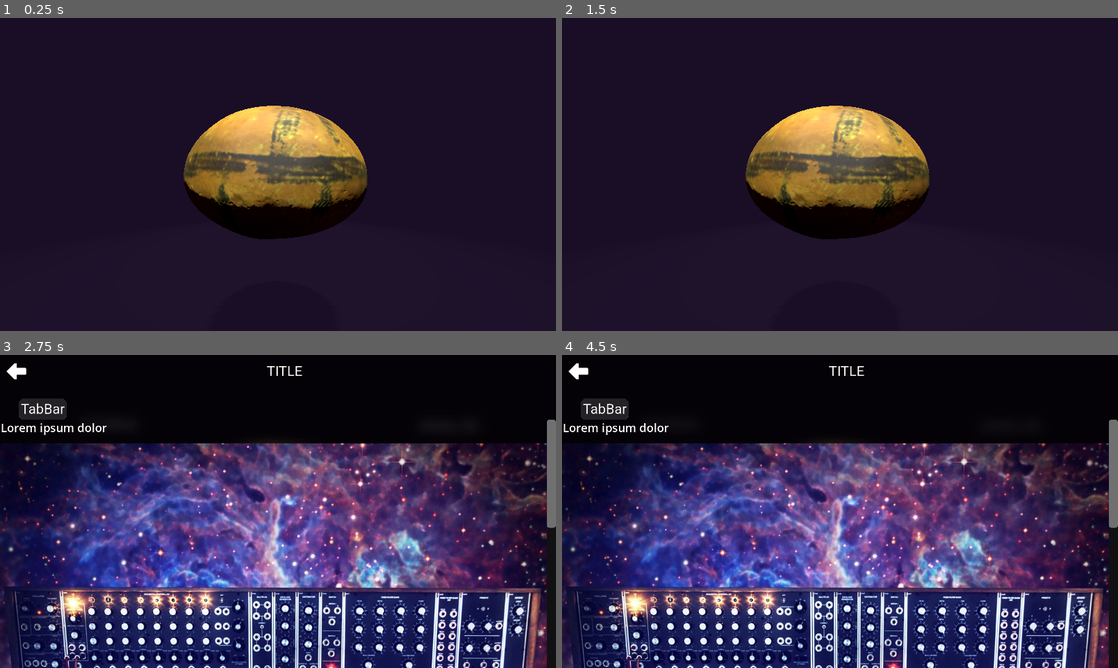
Above: before the commit, frames 1-4 (two rows, left to right).
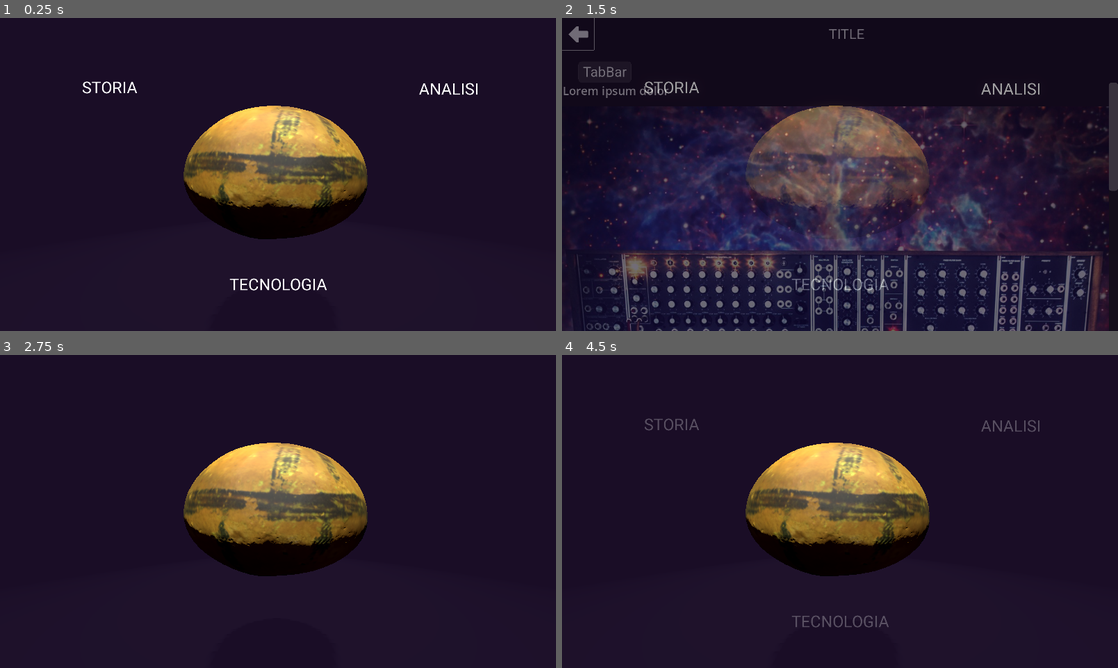
Above: after the commit, the same moments.

Repository: Morpheu5/adria-rattle-interactive-panel
Game: Godot game, scene res://scenes/main.tscn
Two runs of this game, one before a commit and one after it. Both use one fixed random seed, a clock stepped at 60 frames per second and the inputs below.
Inputs (mouse positions are in pixels of both pictures, inside the frame that each line leads up to):
- Up to frame 1 (0.25 s): no input
- Up to frame 2 (1.5 s): tap Enter at 0.5, 0.6 s; move the mouse to (962, 158) at 0.52 s; click (962, 158) at 0.67 s; click (578, 33) at 1.27 s
- Up to frame 3 (2.75 s): tap Space at 2 s; move the mouse to (166, 527) at 2.02 s; tap Enter at 2.1 s; click (166, 527) at 2.17 s
- Up to frame 4 (4.5 s): click (1106, 370) at 2.77 s; tap Enter at 3.5, 3.6, 4.35 s; move the mouse to (895, 442) at 3.52 s; click (895, 442) at 3.67 s; tap Space at 4.25 s; move the mouse to (812, 574) at 4.27 s; click (812, 574) at 4.42 s

The runs differ from the first frame. In frame 1, 0.6% of the frame differs, in the area x 14-86%, y 20-88%; in frame 2, 31%; in frame 3, 88%; in frame 4, 89%, in the area x 0-100%, y 0-100%.
Error in both runs: Attempt to call function 'get_as_text' in base 'null instance' on a null instance. (res://scenes/info_screen.gd:16)

Commit message:
:bug: Fixed a bug with touches being counted twice because they register as clicks

Diff:
--- a/assets/base_theme.tres
+++ b/assets/base_theme.tres
@@ -172,7 +172,6 @@
 content_margin_bottom = 4.0
 bg_color = Color(0.1, 0.1, 0.1, 0.6)
 border_width_top = 2
-border_color = Color(1, 1, 1, 0.75)
 corner_detail = 1
 
 [sub_resource type="StyleBoxFlat" id="StyleBoxFlat_su3rx"]
@@ -183,8 +182,6 @@
 bg_color = Color(0, 0, 0, 0.6)
 border_width_left = 1
 border_width_right = 1
-border_color = Color(0.175, 0.175, 0.175, 1)
-corner_detail = 1
 
 [sub_resource type="Image" id="Image_x2hgr"]
 data = {
@@ -302,7 +299,8 @@
 corner_radius_top_right = 12
 corner_radius_bottom_right = 12
 corner_radius_bottom_left = 12
-corner_detail = 1
+expand_margin_left = 8.0
+expand_margin_right = 8.0
 
 [sub_resource type="StyleBoxFlat" id="StyleBoxFlat_44o6q"]
 content_margin_left = 20.0
@@ -310,14 +308,11 @@
 content_margin_right = 20.0
 content_margin_bottom = 8.0
 bg_color = Color(0, 0, 0, 0.6)
-border_width_left = 12
-border_width_right = 12
 border_color = Color(0.175, 0.175, 0.175, 1)
 corner_radius_top_left = 12
 corner_radius_top_right = 12
 corner_radius_bottom_right = 12
 corner_radius_bottom_left = 12
-corner_detail = 1
 
 [sub_resource type="StyleBoxEmpty" id="StyleBoxEmpty_jvko6"]
 
@@ -429,7 +424,7 @@
 TabBar/colors/font_outline_color = Color(0, 0, 0, 1)
 TabBar/colors/font_selected_color = Color(0.95, 0.95, 0.95, 1)
 TabBar/colors/font_unselected_color = Color(0.7, 0.7, 0.7, 1)
-TabBar/constants/h_separation = 16
+TabBar/constants/h_separation = 0
 TabBar/constants/icon_max_width = 0
 TabBar/constants/outline_size = 0
 TabBar/font_sizes/font_size = 32
--- a/scenes/big_carousel.gd
+++ b/scenes/big_carousel.gd
@@ -22,7 +22,7 @@
 
 
 func _on_thumb_pressed(event, k):
-	if (event is InputEventMouseButton and event.button_index == MouseButton.MOUSE_BUTTON_LEFT and event.is_released()) or (event is InputEventScreenTouch and event.is_released()):
+	if (event is InputEventMouseButton and event.button_index == MouseButton.MOUSE_BUTTON_LEFT and event.is_released()):
 		image_idx = k
 		image_name = images[k]
 		load_big_picture(image_name)
--- a/scenes/info_screen.gd
+++ b/scenes/info_screen.gd
@@ -84,7 +84,7 @@
 	emit_signal("dismiss")
 
 func _on_image_pressed(event: InputEvent, image_idx: int, thumbs: Array, images: Array, captions: Array) -> void:
-	if (event is InputEventMouseButton and event.button_index == MouseButton.MOUSE_BUTTON_LEFT and event.is_released()) or (event is InputEventScreenTouch and event.is_released()):
+	if (event is InputEventMouseButton and event.button_index == MouseButton.MOUSE_BUTTON_LEFT and event.is_released()):
 		var c = big_carousel.instantiate()
 		c.image_idx = image_idx
 		c.thumbs = thumbs
--- a/scenes/main.gd
+++ b/scenes/main.gd
@@ -6,8 +6,8 @@
 var input_handling = true
 var labels = []
 
-var menu_visible = false
-var interactable = false
+var menu_visible = true
+var interactable = true
 
 var info_screen_scene = preload("res://scenes/InfoScreen.tscn")
 var current_info_screen
@@ -19,7 +19,7 @@
 		$MainMenu/Labels/Analysis,
 		$MainMenu/Labels/Technology,
 	]
-	$MainMenu/Labels.modulate = Color(1.0, 1.0, 1.0, 0.0)
+	$MainMenu/Labels.modulate = Color(1.0, 1.0, 1.0, 1.0)
 
 func is_distance_shorter(label, event, _min):
 	return label.get_screen_position().distance_to(event.position) < _min.get_screen_position().distance_to(event.position)
